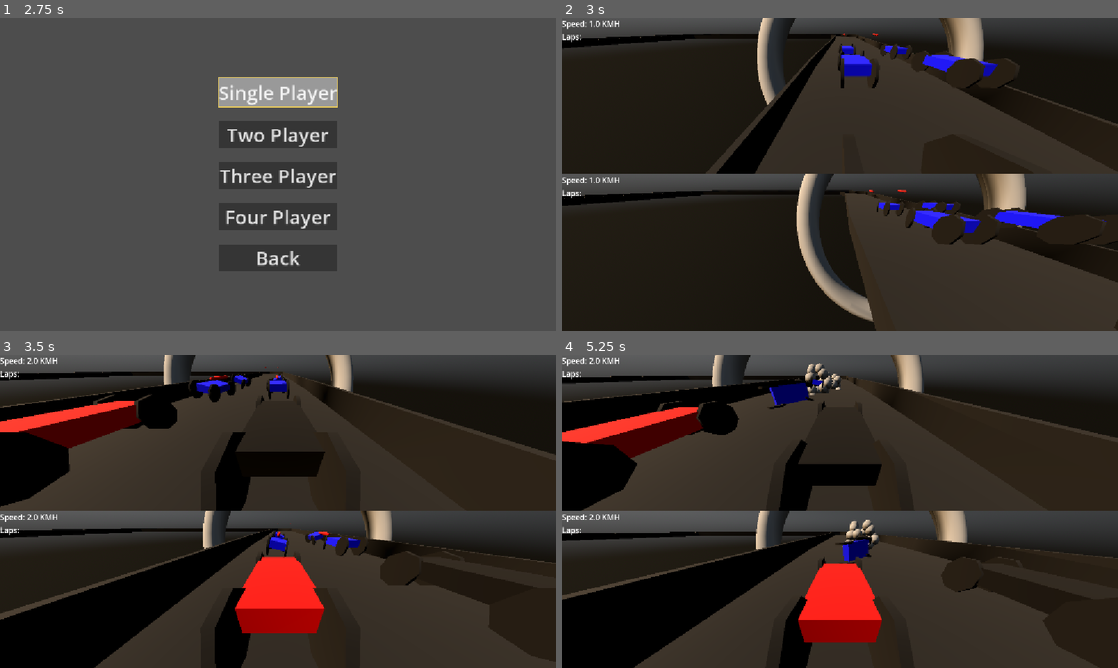
Above: before the commit, frames 1-4 (two rows, left to right).
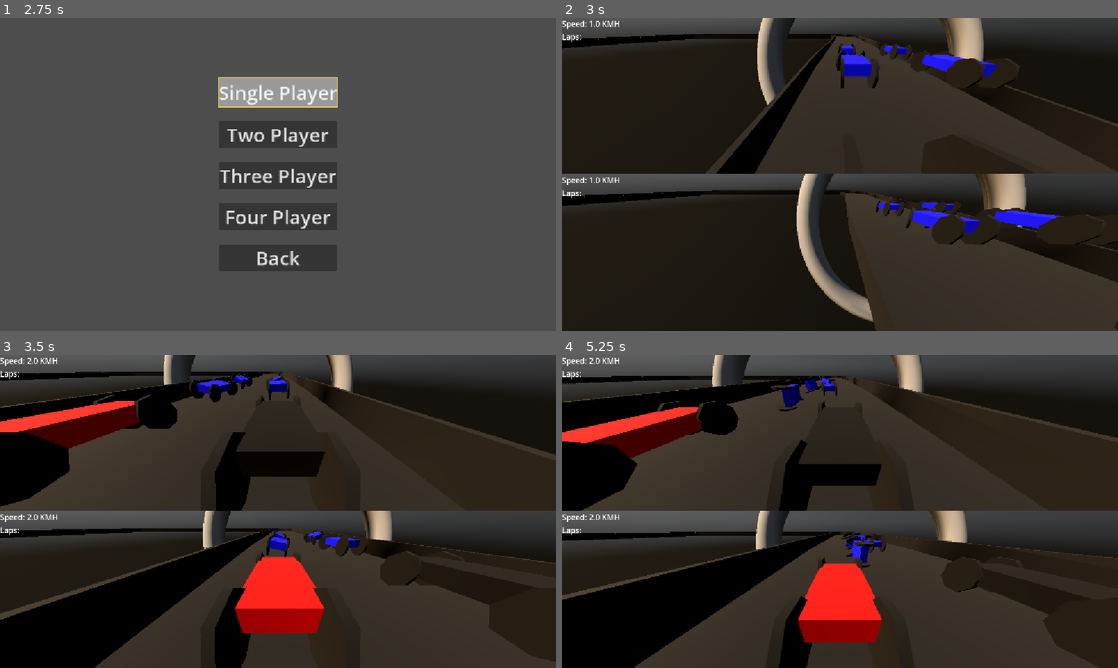
Above: after the commit, the same moments.

Repository: DwoaC/RickNRollRacing
Game: Godot game, scene res://gui/main.tscn
Two runs of this game, one before a commit and one after it. Both use one fixed random seed, a clock stepped at 60 frames per second and the inputs below. Sound files missing from this copy of the repository are replaced by a short silence.
Inputs:
- Up to frame 1 (2.75 s): click "New Game" at 0.5 s; click "New Game" at 1.25 s; click "Quick Race" at 2 s
- Up to frame 2 (3 s): click "Two Player" at 2.75 s
- Up to frame 3 (3.5 s): no input
- Up to frame 4 (5.25 s): no input

Frame 1 is identical in both runs. In frame 2, 0.1% of the frame differs, in the area x 49-83%, y 4-68%; in frame 3, 0.4%; in frame 4, 1.3%, in the area x 35-59%, y 2-68%.

Commit message:
added ai controller

Diff:
--- a/gamer_manager.gd
+++ b/gamer_manager.gd
@@ -27,27 +27,25 @@
 
 	car_stats.player_reference = "p" + str(sim_node.player_cars.size() + 1)
 
-	var car: PlayerCar = player_car_scene.instantiate()
+	var car: Car = car_scene.instantiate()
 	car.stats = car_stats
 
 	sim_node.add_player(car)
 
 	var controller = controller_scene_player.instantiate()
 
-	controller.stats = car_stats
 	car.add_controller(controller)
 
 	sim_node.add_viewport(car)
 
 func add_ai(car_stats: CarStats) -> void:
-	var car: Car = ai_car_scene.instantiate()
+	var car: Car = car_scene.instantiate()
 	car.stats = car_stats
 
 	sim_node.add_player(car)
 
 	var controller = controller_scene_ai.instantiate()
 
-	controller.stats = car_stats
 	car.add_controller(controller)
 
 func start_sim():
--- a/objects/cars/ai.gd
+++ b/objects/cars/ai.gd
@@ -1,15 +1,5 @@
 class_name AI
 extends Car
-
-@export var min_look_ahead: float = 5.0
-
-@export var stuck_speed_threshold: float = 0.5
-
-var look_ahead_distance:
-	get:
-		return get_dynamic_look_ahead_distance()
-
-var speed_multiplier = 2
 
 func process_controls(delta: float) -> void:
 	if not track:
@@ -46,26 +36,6 @@
 
 	steering = clamp(lerp(steering, side_dot * .8, delta * 10), -steer_angle, steer_angle)
 
-func get_dynamic_look_ahead_distance() -> float:
-	var current_speed = linear_velocity.length()
-	return min_look_ahead + (current_speed * speed_multiplier)
-
-func get_direction_to_target(curve: Curve3D, look_ahead_distance) -> Vector3:
-	# 1. Find where we are on the path (local coordinates)
-	var local_pos = track.main_path.to_local(global_position)
-	var current_offset = curve.get_closest_offset(local_pos)
-	var track_length = curve.get_baked_length()
-
-	# 2. Look at a point further down the track
-	var target_offset = fmod(current_offset + look_ahead_distance, track_length)
-	#target_offset = clamp(target_offset, 0, 10)
-	var target_pos_local = curve.sample_baked(target_offset)
-	var target_pos_world = track.main_path.to_global(target_pos_local)
-
-	# 3. Steering Logic: Direction to target
-	var dir_to_target = global_position.direction_to(target_pos_world).normalized()
-	return dir_to_target
-
 func process_avoidence(delta) -> void:
 	var avoidance = 0.0
 
--- a/objects/cars/ai.tscn
+++ b/objects/cars/ai.tscn
@@ -26,8 +26,26 @@
 
 [node name="Car" instance=ExtResource("1_vtq5a")]
 script = ExtResource("2_vkg7a")
-min_look_ahead = 5.0
-stuck_speed_threshold = 0.5
+engine_force_value = null
+brake_force_value = null
+steer_angle = null
+respawn_delay = null
+max_speed = null
+min_look_ahead = null
+stuck_speed_threshold = null
+speed_multiplier = null
+bullet_scene = null
+explosion_scene = null
+min_pitch = null
+max_pitch = null
+max_speed_for_audio = null
+crash_threshold = null
+squeal_threshold = null
+squeal_max_vol = null
+brake_squeal_threshold = null
+brake_sensitivity = null
+flip_threshold = null
+max_upright_angle = null
 
 [node name="MeshInstance3D" parent="." index="1"]
 mesh = SubResource("BoxMesh_x35v6")
@@ -37,6 +55,7 @@
 dis_scale = 1.0
 
 [node name="Left" type="ShapeCast3D" parent="Whiskers" index="0"]
+unique_name_in_owner = true
 shape = SubResource("BoxShape3D_yhv5k")
 target_position = Vector3(0.5, 0, 1.25)
 collision_mask = 2
@@ -46,6 +65,7 @@
 mesh = SubResource("SphereMesh_bhdgk")
 
 [node name="Forward" type="ShapeCast3D" parent="Whiskers" index="1"]
+unique_name_in_owner = true
 shape = SubResource("BoxShape3D_26nqt")
 target_position = Vector3(0, 0, 1.25)
 collision_mask = 2
@@ -55,6 +75,7 @@
 mesh = SubResource("SphereMesh_bhdgk")
 
 [node name="Right" type="ShapeCast3D" parent="Whiskers" index="2"]
+unique_name_in_owner = true
 shape = SubResource("BoxShape3D_k403e")
 target_position = Vector3(-0.5, 0, 1.25)
 collision_mask = 2
--- a/objects/cars/car.gd
+++ b/objects/cars/car.gd
@@ -8,7 +8,11 @@
 @export var respawn_delay: float = 1.5
 @export var max_speed: float = 75.0 / 3.6
 
-var controller: Controller
+@export_group('AI')
+@export var min_look_ahead: float = 5.0
+@export var stuck_speed_threshold: float = 0.5
+@export var speed_multiplier: float = 2
+
 
 var stats: CarStats:
 	get:
@@ -19,6 +23,14 @@
 
 var live_engine_force = 0.0
 var is_dead = false
+
+var look_ahead_distance:
+	get:
+		return get_dynamic_look_ahead_distance()
+
+func get_dynamic_look_ahead_distance() -> float:
+	var current_speed = linear_velocity.length()
+	return min_look_ahead + (current_speed * speed_multiplier)
 
 @onready var wheels: Array[VehicleWheel3D]:
 	get:
@@ -70,6 +82,7 @@
 @export var max_upright_angle: float = 0.5
 
 var last_velocity: Vector3 = Vector3.ZERO
+var reversing: bool = false
 
 signal speed_updated(new_speed: float)
 signal suspension_updated(values: Array[float])
@@ -78,6 +91,10 @@
 signal car_reset(car: Car)
 
 @onready var initial_y = $WheelFrontLeft.position.y
+@onready var whisker_forward = %Forward
+@onready var whisker_left = %Left
+@onready var whisker_right = %Right
+
 
 var current_speed: float:
 	get:
@@ -106,8 +123,11 @@
 func _ready() -> void:
 	color = stats.car_color
 
-
 func _physics_process(delta):
+	engine_force = 0.0
+	brake = 0.0
+	steering = 0.0
+
 	if is_dead:
 		return
 	process_controls(delta)
@@ -121,6 +141,22 @@
 	if current_speed > max_speed:
 		engine_force = 0
 
+func get_direction_to_target(curve: Curve3D, look_ahead_distance) -> Vector3:
+	# 1. Find where we are on the path (local coordinates)
+	var local_pos = track.main_path.to_local(global_position)
+	var current_offset = curve.get_closest_offset(local_pos)
+	var track_length = curve.get_baked_length()
+
+	# 2. Look at a point further down the track
+	var target_offset = fmod(current_offset + look_ahead_distance, track_length)
+	#target_offset = clamp(target_offset, 0, 10)
+	var target_pos_local = curve.sample_baked(target_offset)
+	var target_pos_world = track.main_path.to_global(target_pos_local)
+
+	# 3. Steering Logic: Direction to target
+	var dir_to_target = global_position.direction_to(target_pos_world).normalized()
+	return dir_to_target
+
 func detect_crash(delta):
 	var current_velocity = linear_velocity
 
@@ -146,7 +182,7 @@
 func process_audio(delta):
 	process_engine_audio(delta)
 	process_tire_squeal(delta)
-	process_break_audio(delta)
+	process_brake_audio(delta)
 
 func process_engine_audio(delta):
 	var target_pitch = remap(current_speed, 0, max_speed_for_audio, min_pitch, max_pitch)
@@ -162,7 +198,7 @@
 	engine_audio_idle.volume_db = linear_to_db(1.0 - mix_ratio)
 	engine_audio_high.volume_db = linear_to_db(mix_ratio)
 
-func process_break_audio(delta):
+func process_brake_audio(delta):
 	var current_speed = linear_velocity.length()
 
 	# We check if the player is pressing the brake (usually Input.get_axis or similar)
@@ -344,5 +380,34 @@
 func process_flipped(delta):
 	pass
 
+func on_accelerate():
+	engine_force = engine_force_value
+	brake = 0.0
+	reversing = false
+
+func on_brake():
+	if current_speed > 0.5:
+		brake = brake_force_value
+		engine_force = 0.0
+		reversing = false
+	elif reversing:
+		engine_force = -engine_force_value * 0.4
+		brake = 0.0
+		reversing = true
+	else:
+		reversing = true
+
+func on_steer_left():
+	steering = steer_angle
+
+func on_steer_right():
+	steering = -steer_angle
+
 func add_controller(_controller: Controller):
-	controller = _controller
+	_controller.accelerate.connect(on_accelerate)
+	_controller._brake.connect(on_brake)
+	_controller.fire_weapon.connect(fire_weapon)
+	_controller.steer_left.connect(on_steer_left)
+	_controller.steer_right.connect(on_steer_right)
+	_controller.car = self
+	add_child(_controller)
--- a/objects/cars/car_player.gd
+++ b/objects/cars/car_player.gd
@@ -1,62 +1,7 @@
 extends Car
 class_name PlayerCar
 
-var reversing = false
 @export_group("Controls")
-
-var input_turn_left: String
-var input_turn_right: String
-var input_accelerate: String
-var input_brake: String
-var input_fire: String
-
-func _ready() -> void:
-	super()
-	assert(stats.player_reference)
-	input_accelerate = "accelerate" + "_" + stats.player_reference
-	input_brake = "brake" + "_" + stats.player_reference
-	input_turn_left = "turn_left" + "_" + stats.player_reference
-	input_turn_right = "turn_right" + "_" + stats.player_reference
-	input_fire = "fire"  + "_" + stats.player_reference
-
-func process_controls(delta):
-	process_engine(delta)
-	process_stearing(delta)
-
-func process_stearing(delta):
-	if Input.is_action_pressed(input_turn_left):
-		steering = steer_angle
-	elif Input.is_action_pressed(input_turn_right):
-		steering = -steer_angle
-	else:
-		steering = 0.0
-
-func process_engine(delta):
-	if Input.is_action_pressed(input_accelerate):
-		engine_force = engine_force_value
-		brake = 0.0
-		reversing = false
-	elif Input.is_action_pressed(input_brake):
-		if current_speed > 0.5:
-			brake = brake_force_value
-			engine_force = 0.0
-			reversing = false
-		elif reversing:
-			engine_force = -engine_force_value * 0.4
-			brake = 0.0
-			reversing = true
-
-		else:
-			reversing = true
-	else:
-		engine_force = 0.0
-		brake = 0.0
-		reversing = false
-
-func _input(event):
-	# Check if the specific action was JUST pressed down
-	if event.is_action_pressed(input_fire):
-		fire_weapon()
 
 func process_flipped(delta):
 	var up_dot = global_transform.basis.y.dot(Vector3.UP)
--- a/objects/cars/controlers/controller.gd
+++ b/objects/cars/controlers/controller.gd
@@ -1,19 +1,19 @@
 class_name Controller
 extends Node
 
-var car: Car
-var stats: CarStats:
+var _car: Car
+var car: Car:
 	get:
-		return car.stats
-
-var steering
-var engine_force
-var brake
-var reversing
-var current_speed: float = 0
+		return _car
+	set(new_car):
+		set_car(new_car)
 
 signal input_provided(throttle: float, steering: float, brake: float)
 signal fire_weapon()
+signal accelerate()
+signal _brake()
+signal steer_left()
+signal steer_right()
 
-func possess(_car: Car):
-	car = _car
+func set_car(new_car: Car):
+	_car = new_car
--- a/objects/cars/controlers/controller_ai.gd
+++ b/objects/cars/controlers/controller_ai.gd
@@ -1,12 +1,21 @@
 class_name ControllerAI
 extends Controller
 
-func process_controls(delta: float) -> void:
+#func process_controls(delta: float) -> void:
+var steering: float = 0.0
+
+func _physics_process(delta: float) -> void:
+	if not car:
+		return
+	steering = 0.0
+	process_engine(delta)
 	process_steering(delta)
-	process_engine(delta)
-	process_avoidence(delta)
-	steering = clamp(steering, -stats.steer_angle, stats.steer_angle)
-	car.whiskers.distance = car.look_ahead_distance + 5
+	process_whiskers(delta)
+
+	if steering > 0.0:
+		steer_left.emit()
+	elif steering < 0.0:
+		steer_right.emit()
 
 func process_engine(delta):
 	var curve = car.track.main_path.curve
@@ -14,47 +23,47 @@
 	var side_dot = car.global_transform.basis.x.dot(dir_to_target)
 
 	if abs(side_dot) > 0.6:
-		brake = stats.brake_force_value
-		engine_force = 0
+		_brake.emit()
 	elif abs(side_dot) > 0.3:
-		brake = 0
-		engine_force = 0
+		pass
 	else:
-		brake = 0
-		engine_force = stats.engine_force_value
+		accelerate.emit()
 
-	if current_speed < 10:
-		brake = 0
-		engine_force = stats.engine_force_value
-
+	if car.current_speed < 10:
+		accelerate.emit()
+#
 func process_steering(delta):
 	var curve = car.track.main_path.curve
 	var dir_to_target = car.get_direction_to_target(curve, car.look_ahead_distance/3)
 	var side_dot = car.global_transform.basis.x.dot(dir_to_target)
-
 	steering = clamp(
-		lerp(steering, side_dot * .8, delta * 10),
-		-stats.steer_angle,
-		stats.steer_angle
+		lerp(car.steering, side_dot * .8, delta * 10),
+		-car.stats.steer_angle,
+		car.stats.steer_angle
 	)
 
-func process_avoidence(delta) -> void:
+func process_whiskers(delta) -> void:
+	if not car:
+		return
+	if not car.whisker_left or not car.whisker_forward or not car.whisker_forward:
+		return
 	var avoidance = 0.0
 
-	if $Whiskers/Forward.is_colliding():
+	if car.whisker_forward.is_colliding():
 		var collider: Node3D =  $Whiskers/Forward.get_collider(0)
 		if collider is Car and collider != self:
+			print('fire')
 			fire_weapon.emit()
 
-			steering -= stats.steer_angle
+			steering -= car.stats.steer_angle
 
-	if $Whiskers/Left.is_colliding():
-		var collider: Node3D =  $Whiskers/Left.get_collider(0)
+	if car.whisker_left.is_colliding():
+		var collider: Node3D =  car.whisker_left.get_collider(0)
 		if collider is Car and collider != self:
-			steering += stats.steer_angle
+			steering += car.stats.steer_angle
 
-	if $Whiskers/Right.is_colliding():
-		var collider: Node3D =  $Whiskers/Right.get_collider(0)
+	if car.whisker_right.is_colliding():
+		var collider: Node3D =  car.whisker_risk.get_collider(0)
 
 		if collider is Car and collider != self:
-			steering -= stats.steer_angle
+			steering -= car.stats.steer_angle
--- a/objects/cars/controlers/controller_player.gd
+++ b/objects/cars/controlers/controller_player.gd
@@ -7,53 +7,30 @@
 var input_brake: String
 var input_fire: String
 
-
 func _ready() -> void:
-	input_accelerate = "accelerate" + "_" + stats.player_reference
-	input_brake = "brake" + "_" + stats.player_reference
-	input_turn_left = "turn_left" + "_" + stats.player_reference
-	input_turn_right = "turn_right" + "_" + stats.player_reference
-	input_fire = "fire"  + "_" + stats.player_reference
+	set_car(car)
 
 func _physics_process(delta: float) -> void:
-	process_controls(delta)
-
-func process_controls(delta):
-	process_engine(delta)
-	process_stearing(delta)
-	input_provided.emit(engine_force, steering, brake)
-
-func process_stearing(delta):
+	if Input.is_action_pressed(input_accelerate):
+		accelerate.emit()
+	if Input.is_action_pressed(input_brake):
+		_brake.emit()
 	if Input.is_action_pressed(input_turn_left):
-		steering = stats.steer_angle
-	elif Input.is_action_pressed(input_turn_right):
-		steering = -stats.steer_angle
-	else:
-		steering = 0.0
-
-func process_engine(delta):
-	if Input.is_action_pressed(input_accelerate):
-		engine_force = stats.engine_force_value
-		brake = 0.0
-		reversing = false
-	elif Input.is_action_pressed(input_brake):
-		if current_speed > 0.5:
-			brake = stats.brake_force_value
-			engine_force = 0.0
-			reversing = false
-		elif reversing:
-			engine_force = -stats.engine_force_value * 0.4
-			brake = 0.0
-			reversing = true
-
-		else:
-			reversing = true
-	else:
-		engine_force = 0.0
-		brake = 0.0
-		reversing = false
+		steer_left.emit()
+	if Input.is_action_pressed(input_turn_right):
+		steer_right.emit()
 
 func _input(event):
 	# Check if the specific action was JUST pressed down
 	if event.is_action_pressed(input_fire):
+		print('fire weapon')
 		fire_weapon.emit()
+
+func set_car(new_car):
+	super(new_car)
+	if car:
+		input_accelerate = "accelerate" + "_" + car.stats.player_reference
+		input_brake = "brake" + "_" + car.stats.player_reference
+		input_turn_left = "turn_left" + "_" + car.stats.player_reference
+		input_turn_right = "turn_right" + "_" + car.stats.player_reference
+		input_fire = "fire"  + "_" + car.stats.player_reference
Not shown: 1 places in objects/cars/ai.tscn that only renumber resources
